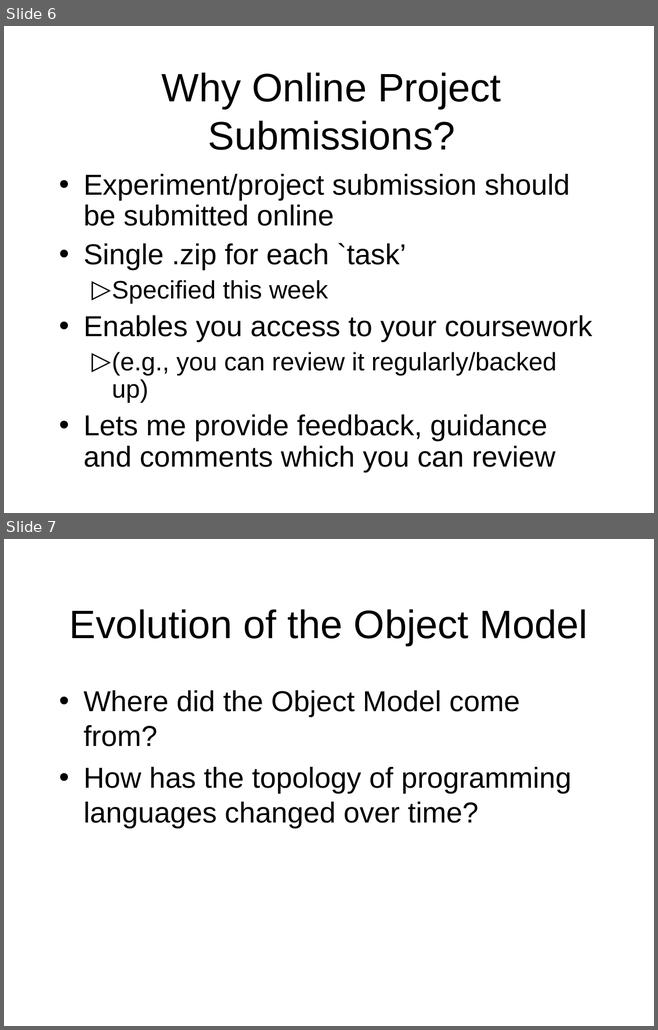
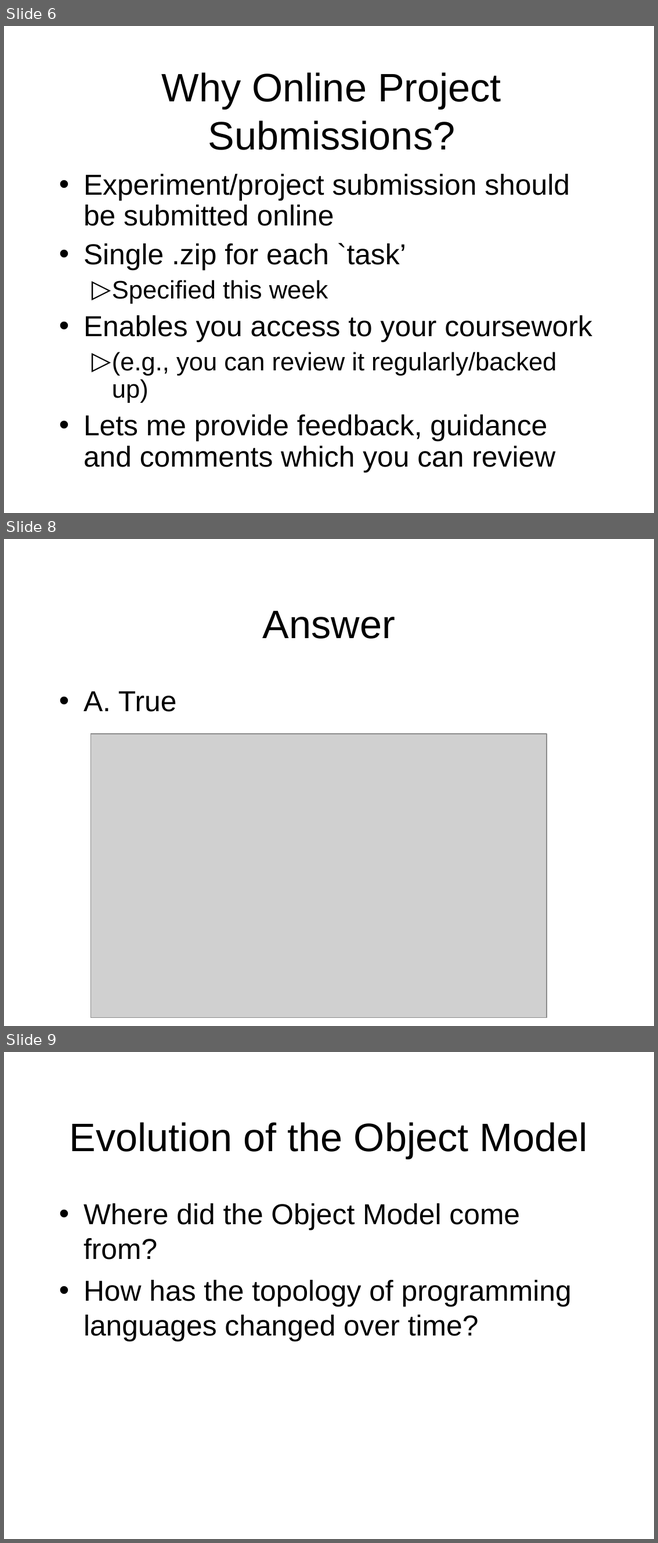
Before and after one commit to octaviordz/zjnu2017.github.io, a slide deck: OOAD/lectures/030--Object.Model.ppt. Shown one above the other, each under a label of ours: slides 6 and 7 before the commit, slides 6, 8 and 9 after it; the slides between them are not shown. The pictures are 658x1030 and 658x1543 pixels, drawn with LibreOffice and Linux fonts; fonts in the diff are those of the drawing; grey boxes stand for pictures. Boxes give left, top, right and bottom in pixels: in the first picture for what was removed or moved away, otherwise in the second. Text is boxed around its words. In the diff, an @@ line names an element or a change of style, - is before the commit and + after.

```diff
--- a/OOAD/lectures/030--Object.Model.ppt
+++ b/OOAD/lectures/030--Object.Model.ppt
@@ slide 8 added at bbox=[4, 539, 654, 1026], background #FFFFFF @@
@@ title added at bbox=[263, 611, 395, 639], 44 pt, text #000000 @@
+Answer
@@ text added at bbox=[83, 691, 177, 712], 32 pt, text #000000 @@
+• A. True
@@ picture added at bbox=[90, 734, 546, 1017] @@
@@ what was slide 7 is now slide 9 @@
```
Also in this commit, not shown: 2 slides changed, 1 other slide added, 2 other files.
